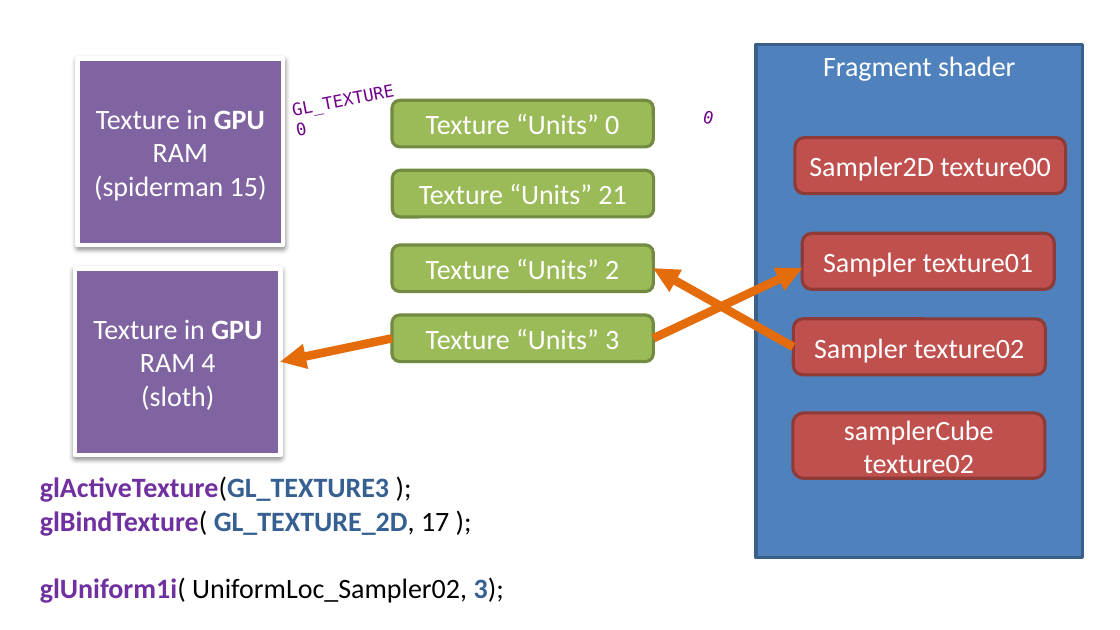
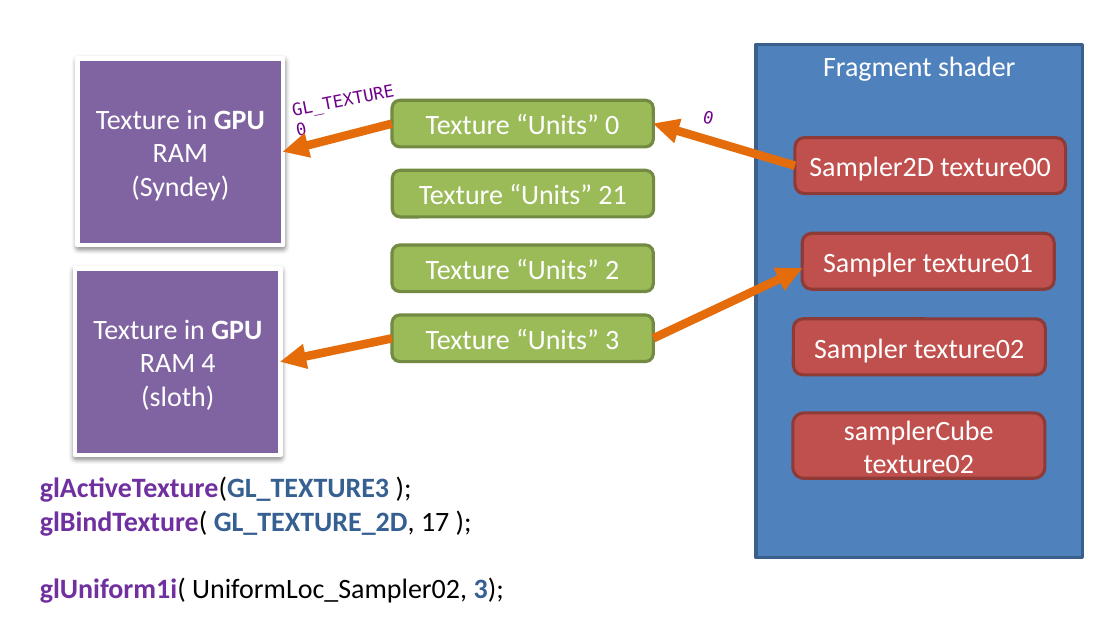
Before and after one commit to FeeneyCodes/INFO3111S25, a slide deck: slide 7 of Lectures/Day_12 Texturing, part 1/INFO3111_Texture_mapping (code on last slide).pptx. Drawn at 1120x630 pixels with LibreOffice and Linux fonts; fonts in the diff are those of the drawing. Boxes give left, top, right and bottom in pixels: in the first picture for what was removed or moved away, otherwise in the second. Text is boxed around its words. In the diff, an @@ line names an element or a change of style, - is before the commit and + after.

Commit message:
Added a powerpoint. Corrected spelling error

```diff
--- a/Lectures/Day_12 Texturing, part 1/INFO3111_Texture_mapping (code on last slide).pptx
+++ b/Lectures/Day_12 Texturing, part 1/INFO3111_Texture_mapping (code on last slide).pptx
@@ arrow added from (392, 123) to (283, 151), #E46C0A 5.5 pt @@
@@ arrow moved from (793, 347) - (653, 269) to (795, 166) - (653, 123) @@
@@ text in rectangle at [131,176,229,201]: text changed @@
-(spiderman 15)
+(Syndey)
```
Also in this commit, not shown: 4 other slides changed, 1 slide removed, 2 other files.
